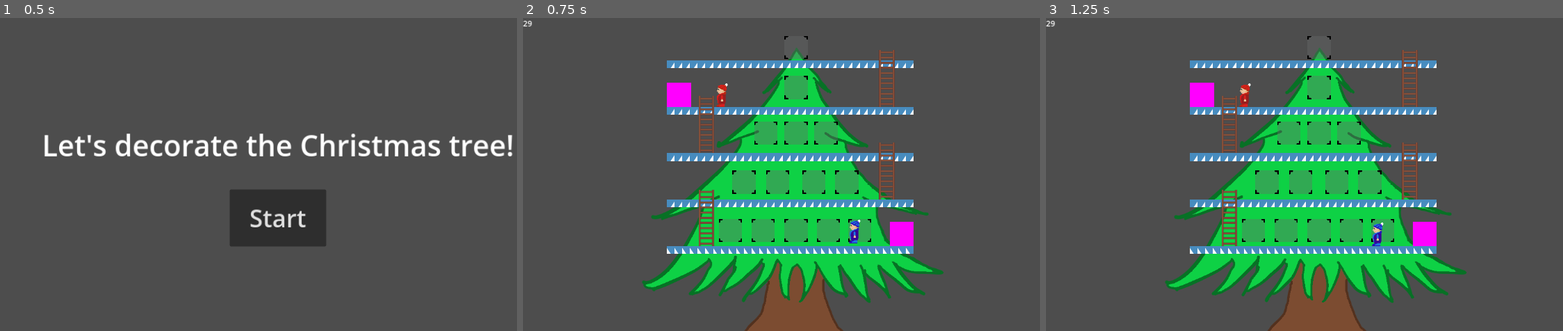
Above: before the commit, frames 1-3 (left to right).
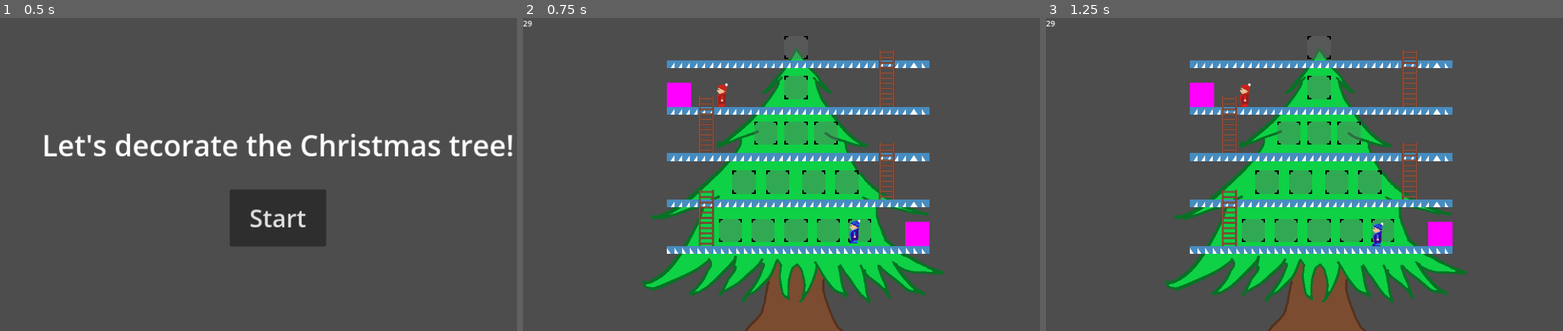
Above: after the commit, the same moments.

Repository: SupakornPholsiri/Decorate_christmas_tree
Game: Godot game, scene res://main_menu.tscn
The game is run twice, just before and just after one commit, with the same random seed, the same clock (stepped at 60 frames per second) and the same inputs. The engine's default icon, where the game draws it, is replaced by a stand-in: a white triangle on a blue panel in a dark square.
Inputs:
- Up to frame 1 (0.5 s): no input
- Up to frame 2 (0.75 s): click "Start" at 0.5 s
- Up to frame 3 (1.25 s): no input

Frame 1 is identical in both runs. In frame 2, 0.9% of the frame differs, in the area x 70-79%, y 13-76%; in frame 3, 0.9%.

Commit message:
Adjust ladder player checking area

Diff:
--- a/ladder/ladder.tscn
+++ b/ladder/ladder.tscn
@@ -1,26 +1,26 @@
 [gd_scene load_steps=7 format=3 uid="uid://tw7xd7cky4ax"]
 
-[ext_resource type="Texture2D" uid="uid://5jr7ncovmlkd" path="res://Ladder.png" id="1_fkvgh"]
+[ext_resource type="Texture2D" uid="uid://5jr7ncovmlkd" path="res://ladder/Ladder.png" id="1_cw4g1"]
 [ext_resource type="Script" path="res://ladder/ladder.gd" id="1_ugrdm"]
 
 [sub_resource type="RectangleShape2D" id="RectangleShape2D_cg2pp"]
 size = Vector2(32, 33)
 
 [sub_resource type="RectangleShape2D" id="RectangleShape2D_g3gyb"]
-size = Vector2(10.24, 20)
+size = Vector2(10.88, 20)
 
 [sub_resource type="RectangleShape2D" id="RectangleShape2D_8qj5c"]
 size = Vector2(32, 27)
 
 [sub_resource type="RectangleShape2D" id="RectangleShape2D_mn7qj"]
-size = Vector2(10.24, 20)
+size = Vector2(10.88, 20)
 
 [node name="ladder" type="Node2D"]
 
 [node name="Sprite2D" type="Sprite2D" parent="."]
 texture_repeat = 2
 position = Vector2(0, -31.5)
-texture = ExtResource("1_fkvgh")
+texture = ExtResource("1_cw4g1")
 region_enabled = true
 region_rect = Rect2(0, 0, 32, 32)
 
--- a/main.tscn
+++ b/main.tscn
@@ -7,6 +7,15 @@
 [ext_resource type="PackedScene" uid="uid://cxxxv5x4koug6" path="res://decorations/decoration_box.tscn" id="5_n3vdi"]
 [ext_resource type="AudioStream" uid="uid://b81yman8onbn1" path="res://Christmas Village - Aaron Kenny.mp3" id="6_clirs"]
 [ext_resource type="PackedScene" uid="uid://tw7xd7cky4ax" path="res://ladder/ladder.tscn" id="7_mvxvv"]
+
+[sub_resource type="RectangleShape2D" id="RectangleShape2D_26diy"]
+size = Vector2(10.88, 20)
+
+[sub_resource type="RectangleShape2D" id="RectangleShape2D_i68xm"]
+size = Vector2(10.88, 20)
+
+[sub_resource type="RectangleShape2D" id="RectangleShape2D_i24qm"]
+size = Vector2(10.88, 20)
 
 [sub_resource type="RectangleShape2D" id="RectangleShape2D_oqven"]
 size = Vector2(20, 488)
@@ -25,7 +34,7 @@
 position = Vector2(138, -104)
 tile_set = ExtResource("3_cytm1")
 format = 2
-layer_0/tile_data = PackedInt32Array(2359306, 262144, 2, 235 …(3103 unchanged characters)…  2, 786472, 196608, 2, 786473, 196608, 2)
+layer_0/tile_data = PackedInt32Array(2359306, 262144, 2, 235 …(3103 unchanged characters)…  2, 786472, 196608, 2, 786473, 196608, 2, 2359338, 262144, 2, 1966122, 262144, 2, 2359339, 262144, 2, 1966123, 262144, 2, 1572906, 262144, 2, 1572907, 262144, 2, 1179690, 262144, 2, 1179691, 262144, 2, 786474, 262144, 2, 786475, 262144, 2)
 
 [node name="P1" parent="World/InGameNodes" instance=ExtResource("4_3tuax")]
 position = Vector2(412, 160)
@@ -39,7 +48,7 @@
 position = Vector2(323, 159)
 
 [node name="DecorationBox" parent="World/InGameNodes" instance=ExtResource("5_n3vdi")]
-position = Vector2(785, 447)
+position = Vector2(817, 447)
 
 [node name="ladder" parent="World/InGameNodes" instance=ExtResource("7_mvxvv")]
 position = Vector2(380, 465)
@@ -49,13 +58,14 @@
 region_rect = Rect2(0, 0, 32, 118)
 
 [node name="CollisionShape2D_top" parent="World/InGameNodes/ladder/bottom_ladder/CheckPlayerArea" index="0"]
-position = Vector2(174, -99)
+position = Vector2(190, -99)
+shape = SubResource("RectangleShape2D_26diy")
 
 [node name="top_CollisionShape2D" parent="World/InGameNodes/ladder/top_ladder" index="0"]
 position = Vector2(0, -97)
 
 [node name="CollisionShape2D_bottom" parent="World/InGameNodes/ladder/top_ladder/CheckPlayerArea" index="0"]
-position = Vector2(174, -2)
+position = Vector2(190, -2)
 
 [node name="ladder2" parent="World/InGameNodes" instance=ExtResource("7_mvxvv")]
 position = Vector2(754, 368)
@@ -65,13 +75,14 @@
 region_rect = Rect2(0, 0, 32, 118)
 
 [node name="CollisionShape2D_top" parent="World/InGameNodes/ladder2/bottom_ladder/CheckPlayerArea" index="0"]
-position = Vector2(-200, -99)
+position = Vector2(-184, -98)
+shape = SubResource("RectangleShape2D_i68xm")
 
 [node name="top_CollisionShape2D" parent="World/InGameNodes/ladder2/top_ladder" index="0"]
 position = Vector2(0, -97)
 
 [node name="CollisionShape2D_bottom" parent="World/InGameNodes/ladder2/top_ladder/CheckPlayerArea" index="0"]
-position = Vector2(-200, -2)
+position = Vector2(-184, -2)
 
 [node name="ladder3" parent="World/InGameNodes" instance=ExtResource("7_mvxvv")]
 position = Vector2(380, 272)
@@ -81,13 +92,14 @@
 region_rect = Rect2(0, 0, 32, 118)
 
 [node name="CollisionShape2D_top" parent="World/InGameNodes/ladder3/bottom_ladder/CheckPlayerArea" index="0"]
-position = Vector2(174, -99)
+position = Vector2(190, -98)
 
 [node name="top_CollisionShape2D" parent="World/InGameNodes/ladder3/top_ladder" index="0"]
 position = Vector2(0, -97)
 
 [node name="CollisionShape2D_bottom" parent="World/InGameNodes/ladder3/top_ladder/CheckPlayerArea" index="0"]
-position = Vector2(174, -2)
+position = Vector2(190, -2)
+shape = SubResource("RectangleShape2D_i24qm")
 
 [node name="ladder4" parent="World/InGameNodes" instance=ExtResource("7_mvxvv")]
 position = Vector2(754, 176)
@@ -97,13 +109,13 @@
 region_rect = Rect2(0, 0, 32, 118)
 
 [node name="CollisionShape2D_top" parent="World/InGameNodes/ladder4/bottom_ladder/CheckPlayerArea" index="0"]
-position = Vector2(-200, -99)
+position = Vector2(-184, -98)
 
 [node name="top_CollisionShape2D" parent="World/InGameNodes/ladder4/top_ladder" index="0"]
 position = Vector2(0, -97)
 
 [node name="CollisionShape2D_bottom" parent="World/InGameNodes/ladder4/top_ladder/CheckPlayerArea" index="0"]
-position = Vector2(-200, -2)
+position = Vector2(-184, -2)
 
 [node name="InvisibleWall" type="StaticBody2D" parent="World/InGameNodes"]
 position = Vector2(27, 0)
@@ -114,7 +126,7 @@
 shape = SubResource("RectangleShape2D_oqven")
 
 [node name="CollisionShape2D2" type="CollisionShape2D" parent="World/InGameNodes/InvisibleWall"]
-position = Vector2(793, 244)
+position = Vector2(825, 244)
 shape = SubResource("RectangleShape2D_oqven")
 
 [node name="UI" type="Control" parent="."]
Renamed: Ladder.png -> ladder/Ladder.png
Not shown, changed: ladder/Ladder.png.import
Not shown: 1 places in main.tscn that only renumber resources
